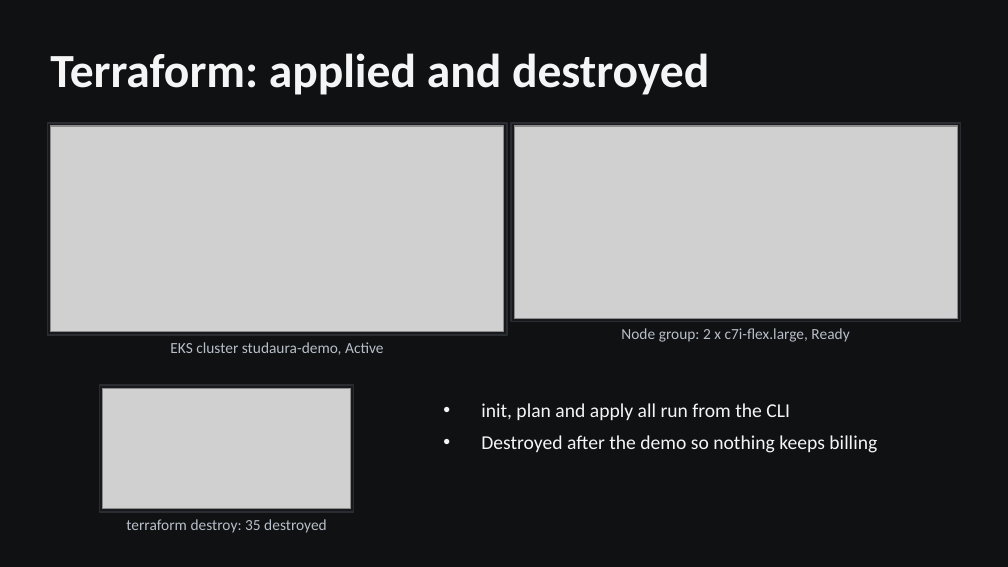
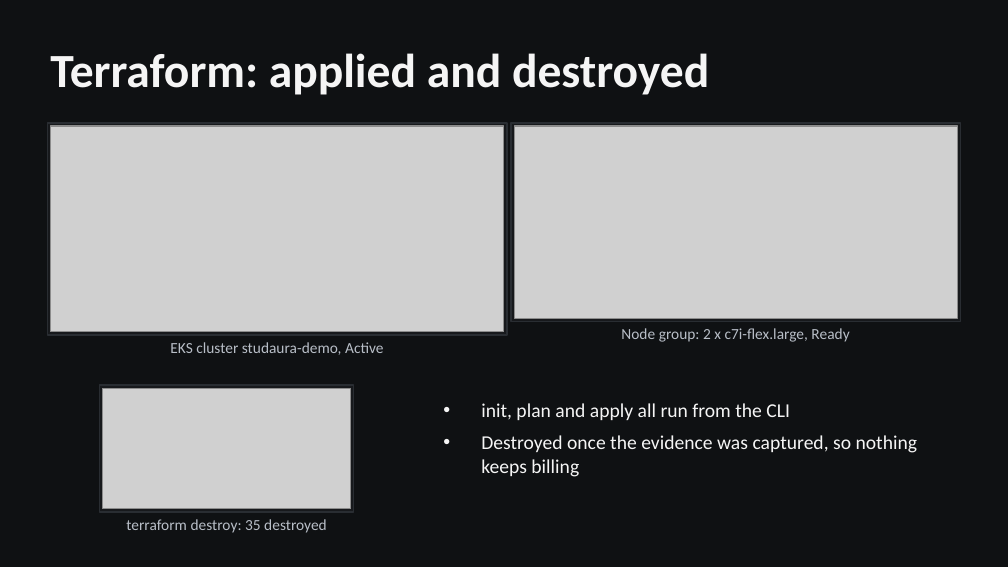
Before and after one commit to Avishkar74/StudAura, a slide deck: slide 9 of StudAura-presentation.pptx. Drawn at 1008x567 pixels with LibreOffice and Linux fonts; fonts in the diff are those of the drawing; grey boxes stand for pictures. Boxes give left, top, right and bottom in pixels: in the first picture for what was removed or moved away, otherwise in the second. Text is boxed around its words. In the diff, an @@ line names an element or a change of style, - is before the commit and + after.

Commit message:
docs: current test counts, live link and landing page in the deck
The deck shows the landing page and the live address, and its closing wording no longer assumes
a demo. Test counts are 674 backend and 425 frontend (the captured pytest run showed 656).

```diff
--- a/StudAura-presentation.pptx
+++ b/StudAura-presentation.pptx
@@ text at bbox=[481, 435, 918, 477]: text changed @@
-• Destroyed after the demo so nothing keeps billing
+• Destroyed once the evidence was captured, so nothing keeps billing
```
Also in this commit, not shown: 4 other slides changed, 2 other files.
